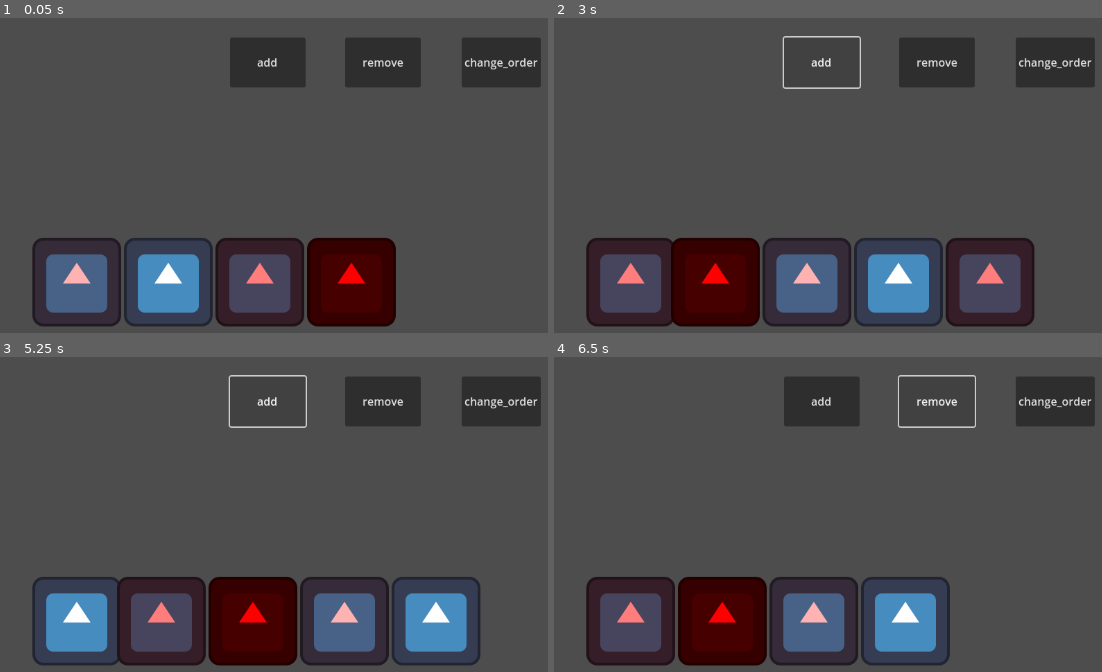
Above: before the commit, frames 1-4 (two rows, left to right).
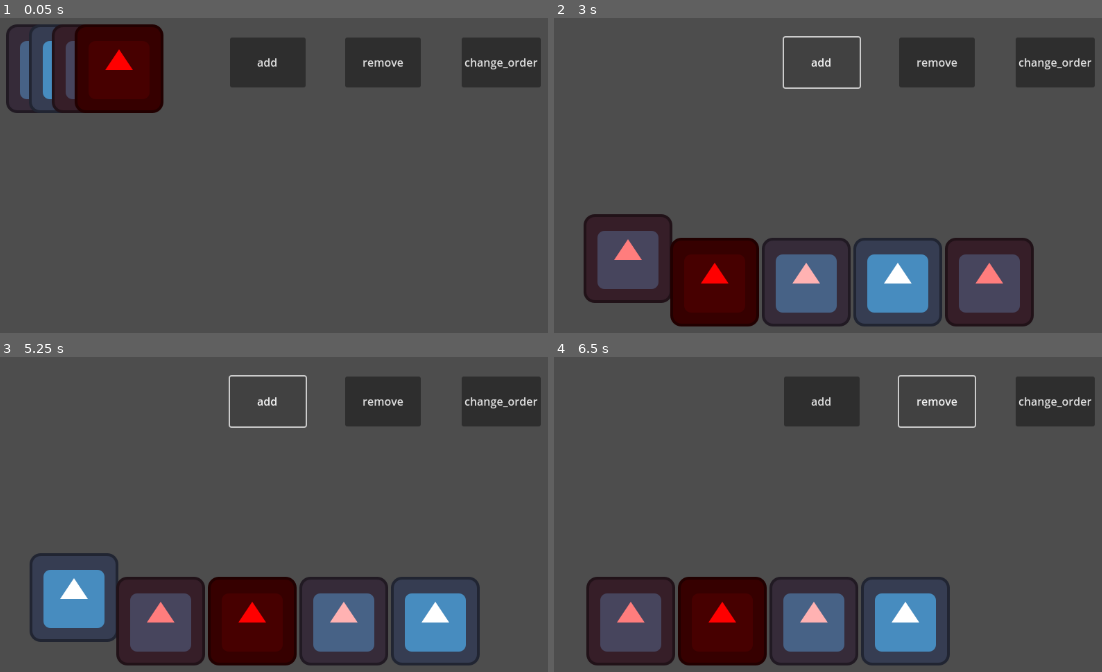
Above: after the commit, the same moments.

Repository: zmn-hamid/Godot-Animated-Container
Game: Godot game, scene res://ui_sync_children/ui.tscn
Two runs of this game, one before a commit and one after it. Both use one fixed random seed, a clock stepped at 60 frames per second and the inputs below. This scene is started directly instead of the project's main scene. The engine's default icon, where the game draws it, is replaced by a stand-in: a white triangle on a blue panel in a dark square.
Inputs:
- Up to frame 1 (0.05 s): no input
- Up to frame 2 (3 s): click "add" at 0.5 s; click "remove" at 1.25 s; click "change_order" at 2 s; click "add" at 2.75 s
- Up to frame 3 (5.25 s): click "remove" at 3.5 s; click "change_order" at 4.25 s; click "add" at 5 s
- Up to frame 4 (6.5 s): click "remove" at 5.75 s

The runs differ from the first frame. In frame 1, 21% of the frame differs, in the area x 1-73%, y 1-99%; in frame 2, 4.0%; in frame 3, 3.3%; in frame 4, nothing differs.

Commit message:
feat: added sync_core function to optimize the code and structure

Diff:
--- a/ui_sync_children/ui.gd
+++ b/ui_sync_children/ui.gd
@@ -42,22 +42,30 @@
 			var mapped_actual_child = mapped[res_child]
 			if res_child.global_position != mapped_actual_child.global_position:
 				# needs re-position
-				var tween = create_tween().set_parallel()
-				tween.tween_property(
-					mapped_actual_child,
-					"global_position",
-					res_child.global_position,
-					.2,
-				)
+				sync_core(res_child, mapped_actual_child, true)
 				actual.move_child(mapped_actual_child, responsive_children.find(res_child))
 		else:
 			# is a new node
 			var dup = res_child.duplicate()
 			actual.add_child(dup)
+			mapped[res_child] = dup
+			sync_core(res_child, dup, true)
 			actual.move_child(dup, responsive_children.find(res_child))
-			mapped[res_child] = dup
-			dup.global_position = res_child.global_position
 
+func sync_core(original_node: Node, target_node: Node, animate: bool = false, from = null) -> void:
+	"""
+		the function responsible for syncing target (actual) and original (responsive)
+	"""
+	if animate:
+		var tween = create_tween().set_parallel()
+		tween.tween_property(
+			target_node,
+			"global_position",
+			original_node.global_position,
+			.2,
+		).from(from if from else target_node.global_position)
+	else:
+		target_node.global_position = original_node.global_position
 
 ### buttons
 
